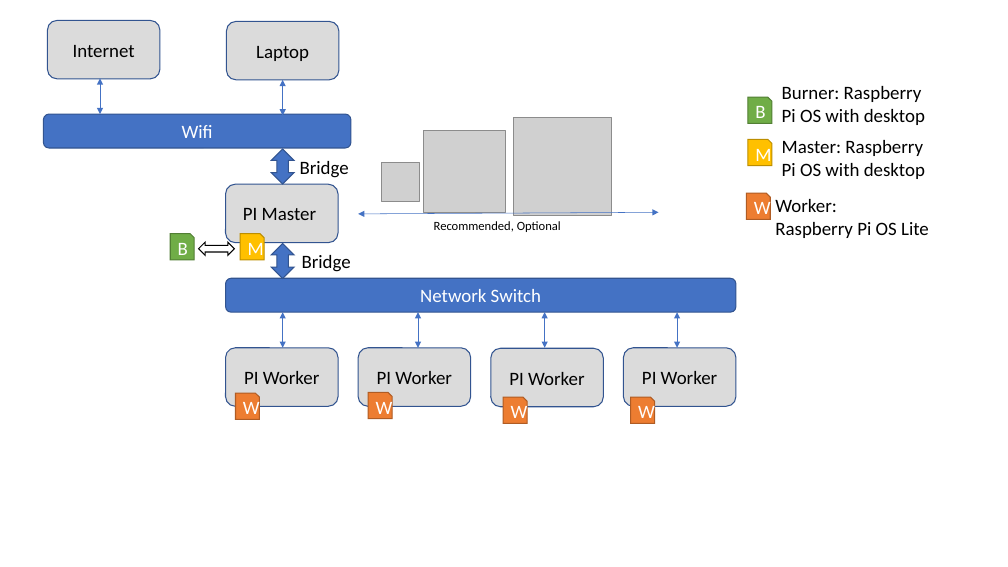
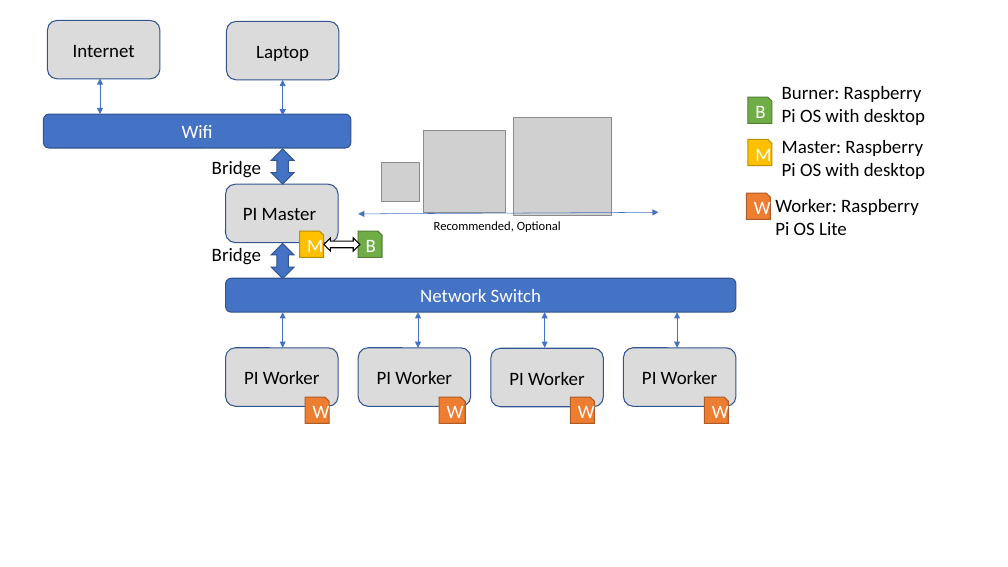
Before and after one commit to cloudmesh/cloudmesh-pi-burn, a slide deck: slide 2 of images/network.pptx. Drawn at 1008x567 pixels with LibreOffice and Linux fonts; fonts in the diff are those of the drawing; grey boxes stand for pictures. Boxes give left, top, right and bottom in pixels: in the first picture for what was removed or moved away, otherwise in the second. Text is boxed around its words. In the diff, an @@ line names an element or a change of style, - is before the commit and + after.

```diff
--- a/images/network.pptx
+++ b/images/network.pptx
@@ text "Bridge": place and size @@
-text "Bridge" at (300, 161, 349, 178)
+text "Bridge" at (212, 161, 261, 178)
@@ text at (775, 199, 919, 235): spaces changed @@
-Worker:
-Raspberry Pi OS Lite
+Worker: Raspberry
+Pi OS Lite
@@ snip rect "M": place and size @@
-snip rect "M" at (240, 234, 265, 260)
+snip rect "M" at (299, 231, 324, 258)
@@ left right arrow: place and size @@
-left right arrow at (199, 242, 235, 255)
+left right arrow at (324, 238, 360, 251)
@@ snip rect "B": place and size @@
-snip rect "B" at (170, 234, 194, 260)
+snip rect "B" at (358, 231, 383, 258)
@@ text "Bridge": place and size @@
-text "Bridge" at (302, 255, 351, 272)
+text "Bridge" at (212, 248, 261, 265)
@@ snip rect "W": place and size @@
-snip rect "W" at (236, 393, 260, 420)
+snip rect "W" at (306, 397, 330, 423)
@@ snip rect "W": place and size @@
-snip rect "W" at (368, 392, 392, 419)
+snip rect "W" at (439, 397, 466, 423)
@@ snip rect "W": place and size @@
-snip rect "W" at (504, 397, 528, 423)
+snip rect "W" at (571, 397, 595, 423)
@@ snip rect "W": place and size @@
-snip rect "W" at (631, 397, 655, 423)
+snip rect "W" at (705, 397, 729, 423)
```
Also in this commit, not shown: 1 other slide changed.
